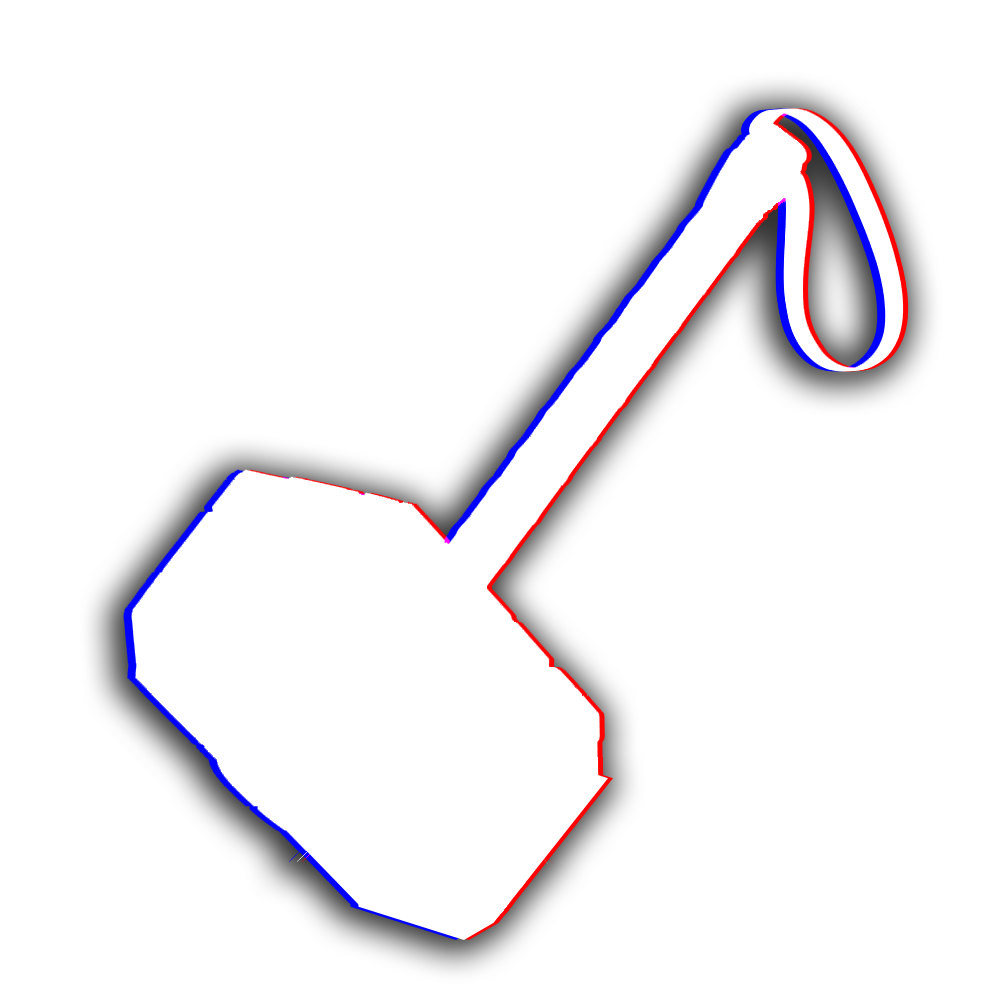
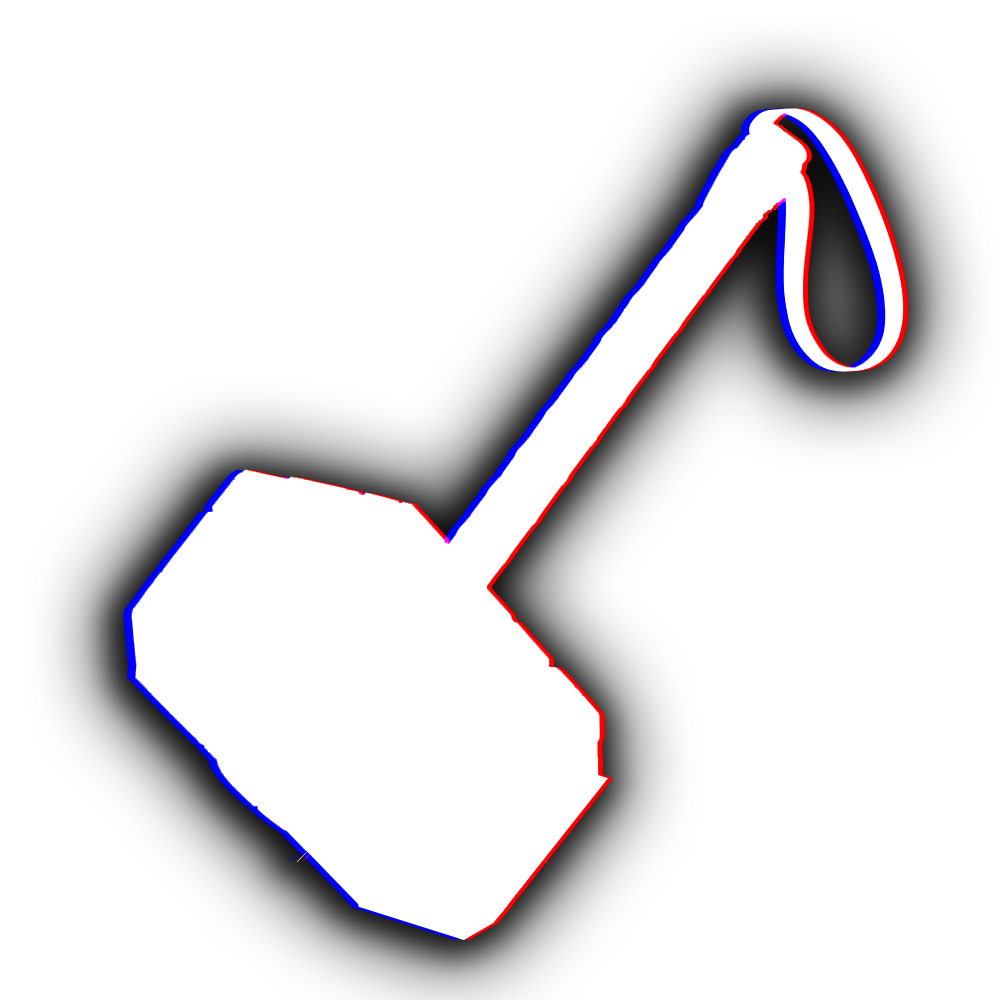
Layers edited between the first and the second 1000px x 1000px image:
added group "Group 2 copy" with 3 layers above "Group 2" over [123,108,909,940]
added layer "Group 1 copy 2" (1st of 2, in "Group 2 copy") in group "Group 2 copy" over [136,108,909,940]
added layer "Group 1 copy" (1st of 2, in "Group 2 copy") in group "Group 2 copy" over [123,108,896,940]
added layer "Group 1" (1st of 2, in "Group 2 copy") in group "Group 2 copy" over [131,108,904,940]
